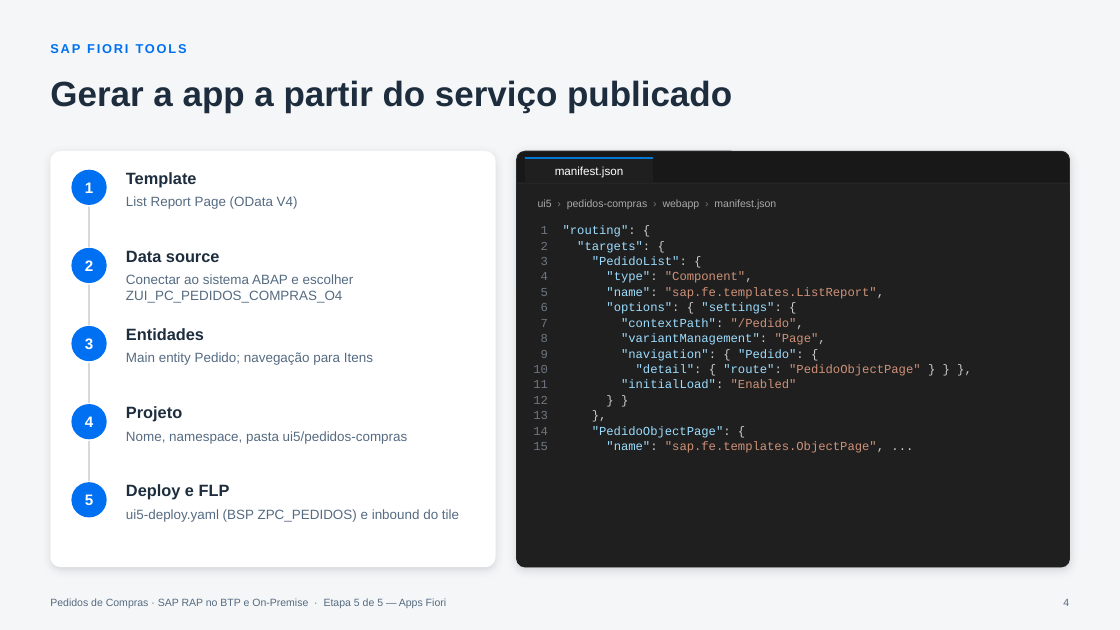
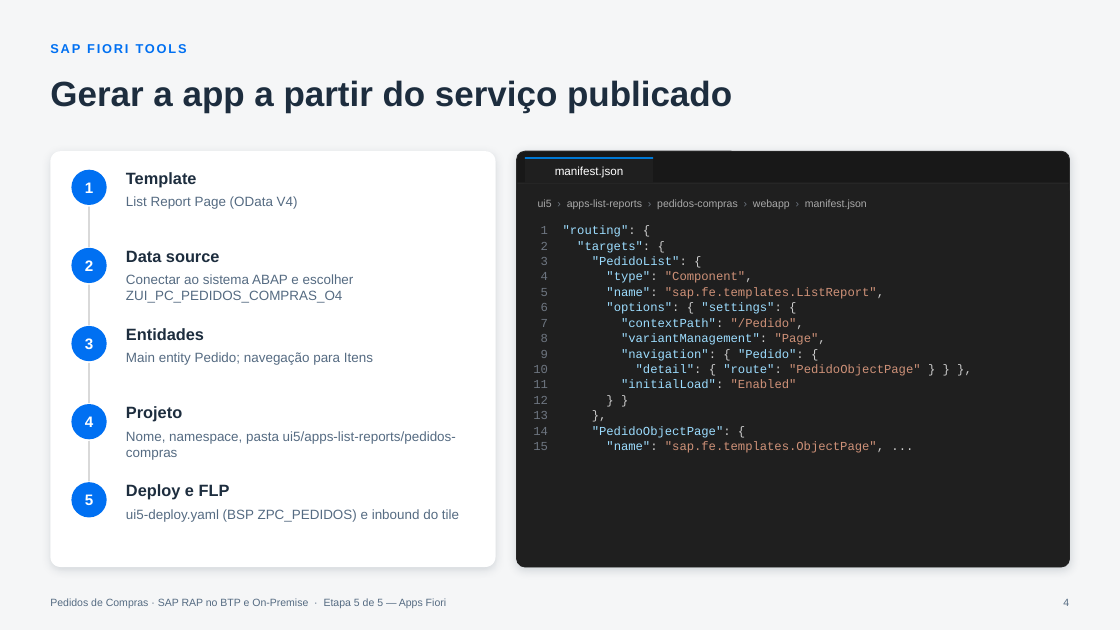
Before and after one commit to AdrianoBispo/sap-abap-rap-pedidos-de-compras-app, a slide deck: slide 4 of docs/apresentacoes/05-apps-fiori.pptx. Drawn at 1120x630 pixels with LibreOffice and Linux fonts; fonts in the diff are those of the drawing. Boxes give left, top, right and bottom in pixels: in the first picture for what was removed or moved away, otherwise in the second. Text is boxed around its words. In the diff, an @@ line names an element or a change of style, - is before the commit and + after.

```diff
--- a/docs/apresentacoes/05-apps-fiori.pptx
+++ b/docs/apresentacoes/05-apps-fiori.pptx
@@ text at [538,199,867,209]: text changed @@
-ui5 › pedidos-compras › webapp › manifest.json
+ui5 › apps-list-reports › pedidos-compras › webapp › manifest.json
@@ text at [126,431,456,460]: text changed @@
-Nome, namespace, pasta ui5/pedidos-compras
+Nome, namespace, pasta ui5/apps-list-reports/pedidos-compras
```
Also in this commit, not shown: 12 other slides changed, 2 other files.
